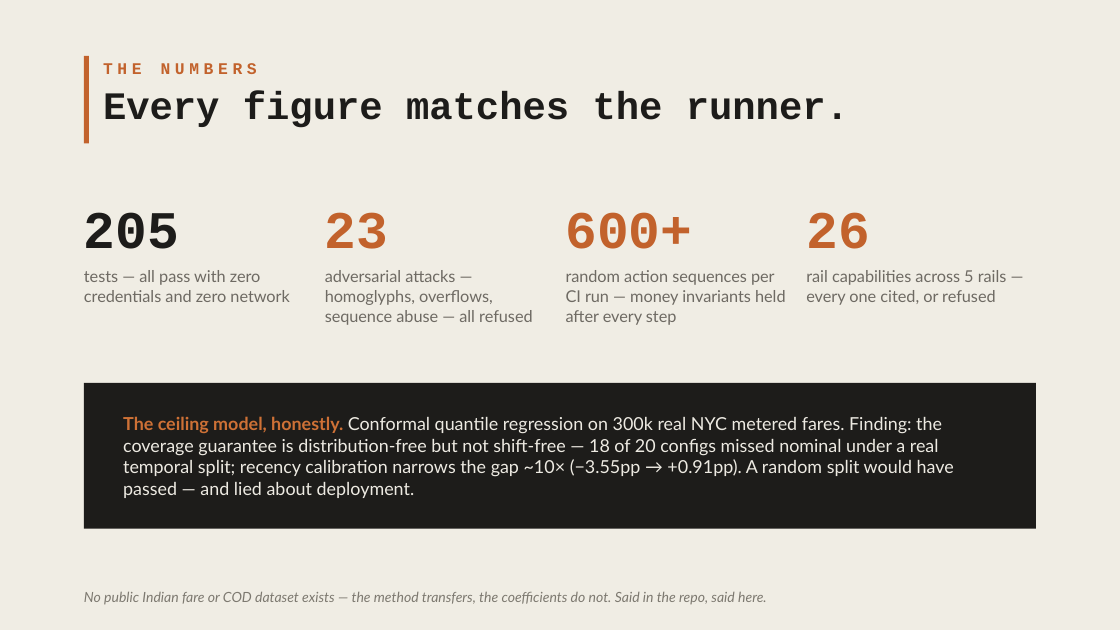
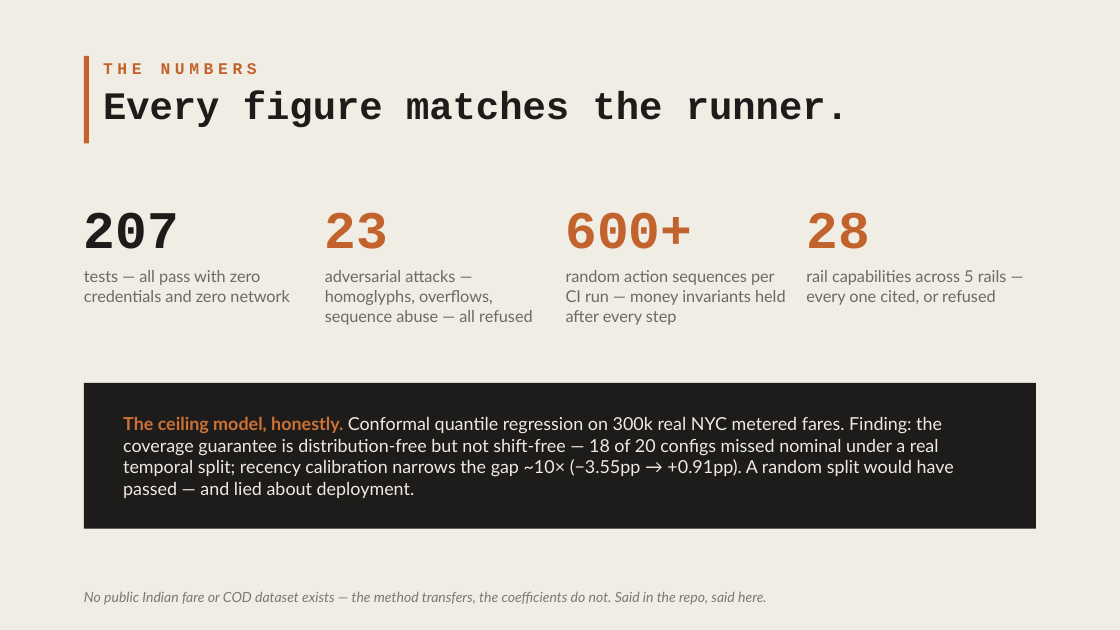
Before and after one commit to HERPESME/amanat, a slide deck: slide 10 of docs/pitch/amanat-deck.pptx. Drawn at 1120x630 pixels with LibreOffice and Linux fonts; fonts in the diff are those of the drawing. Boxes give left, top, right and bottom in pixels: in the first picture for what was removed or moved away, otherwise in the second. Text is boxed around its words. In the diff, an @@ line names an element or a change of style, - is before the commit and + after.

```diff
--- a/docs/pitch/amanat-deck.pptx
+++ b/docs/pitch/amanat-deck.pptx
@@ text at [84,212,179,249]: text changed @@
-205
+207
@@ text at [806,212,869,249]: text changed @@
-26
+28
```
Also in this commit, not shown: 5 other slides changed, 3 other files.
